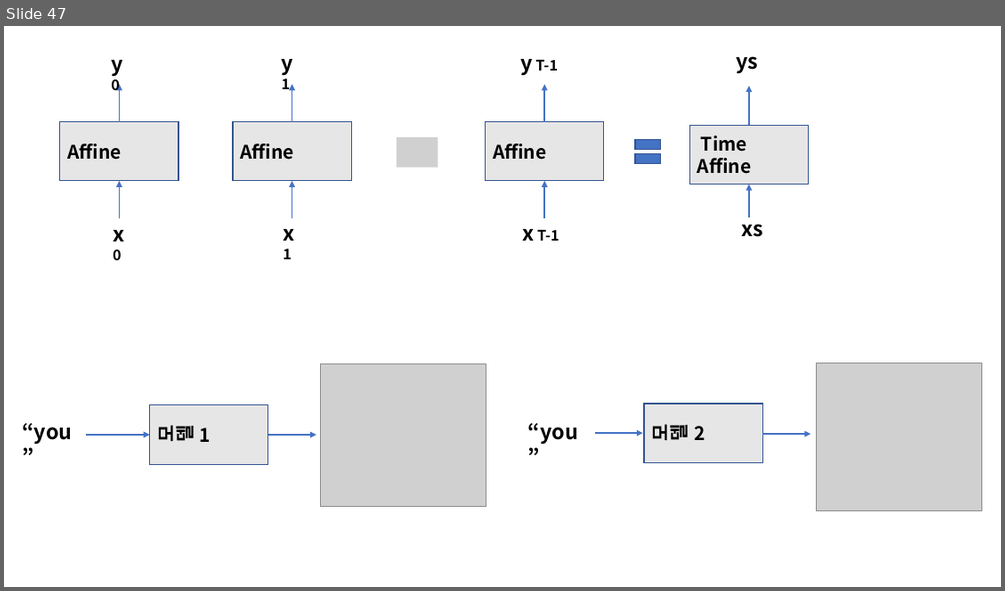
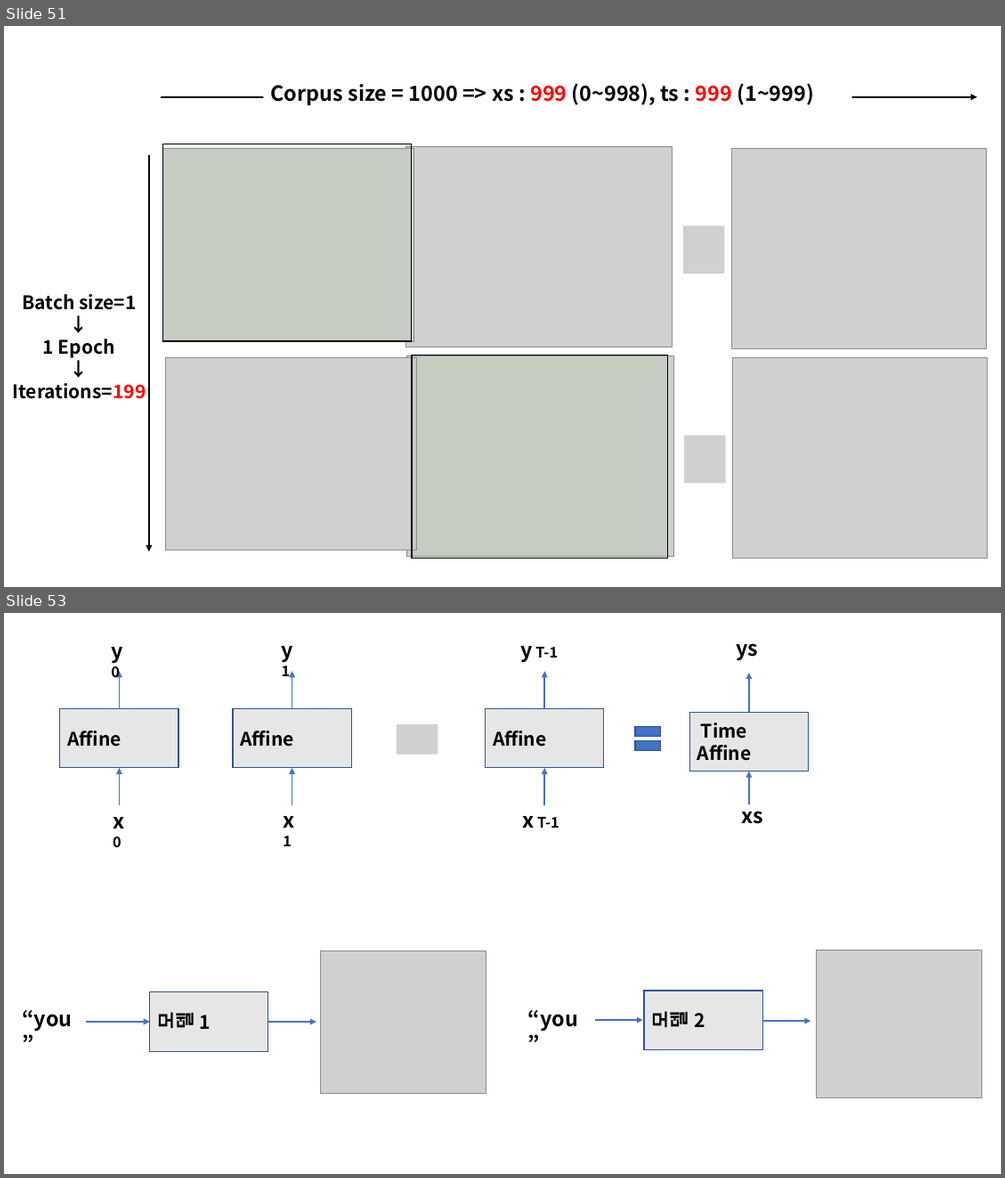
Before and after one commit to DeepHaeJoong/DeepLearningFromScratch_II, a slide deck: 연습용 II.pptm. Shown one above the other, each under a label of ours: slide 47 before the commit, slides 51 and 53 after it; the slides between them are not shown. The pictures are 1005x591 and 1005x1178 pixels, drawn with LibreOffice and Linux fonts; fonts in the diff are those of the drawing; grey boxes stand for pictures. Boxes give left, top, right and bottom in pixels: in the first picture for what was removed or moved away, otherwise in the second. Text is boxed around its words. In the diff, an @@ line names an element or a change of style, - is before the commit and + after.

```diff
--- a/연습용 II.pptm
+++ b/연습용 II.pptm
@@ slide 51 added at (x1=4, y1=26, x2=1001, y2=587), background #FFFFFF @@
@@ arrow added from (161, 97) to (977, 97), #000000 2 pt @@
@@ text added at (x1=271, y1=83, x2=814, y2=105), 20 pt, text #000000, bold @@
+Corpus size = 1000 => xs : 999 (0~998), ts : 999 (1~999)
@@ arrow added from (149, 155) to (149, 552), #000000 2 pt @@
@@ rectangle added at (x1=162, y1=144, x2=411, y2=341), fill #70AD47 at 10% opacity, outline #000000 1 pt @@
@@ picture added at (x1=163, y1=149, x2=414, y2=342) @@
@@ picture added at (x1=406, y1=147, x2=672, y2=346) @@
@@ picture added at (x1=732, y1=148, x2=987, y2=348) @@
@@ picture added at (x1=683, y1=225, x2=724, y2=273) @@
@@ text added at (x1=13, y1=294, x2=146, y2=399), 18 pt, text #000000, bold @@
+Batch size=1
+↓
+1 Epoch
+↓
+Iterations=199
@@ picture added at (x1=165, y1=357, x2=417, y2=550) @@
@@ picture added at (x1=407, y1=356, x2=673, y2=556) @@
@@ rectangle added at (x1=412, y1=354, x2=667, y2=557), fill #70AD47 at 10% opacity, outline #000000 1 pt @@
@@ picture added at (x1=732, y1=357, x2=987, y2=557) @@
@@ picture added at (x1=685, y1=435, x2=726, y2=483) @@
@@ what was slide 47 is now slide 53 @@
```
Also in this commit, not shown: 3 slides changed, 8 other slides added, 12 other files.
